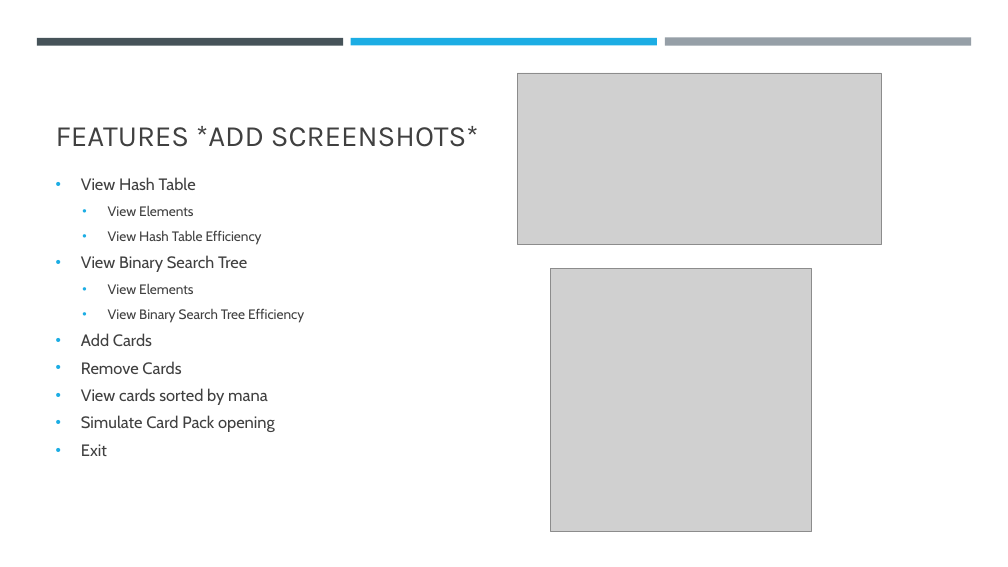
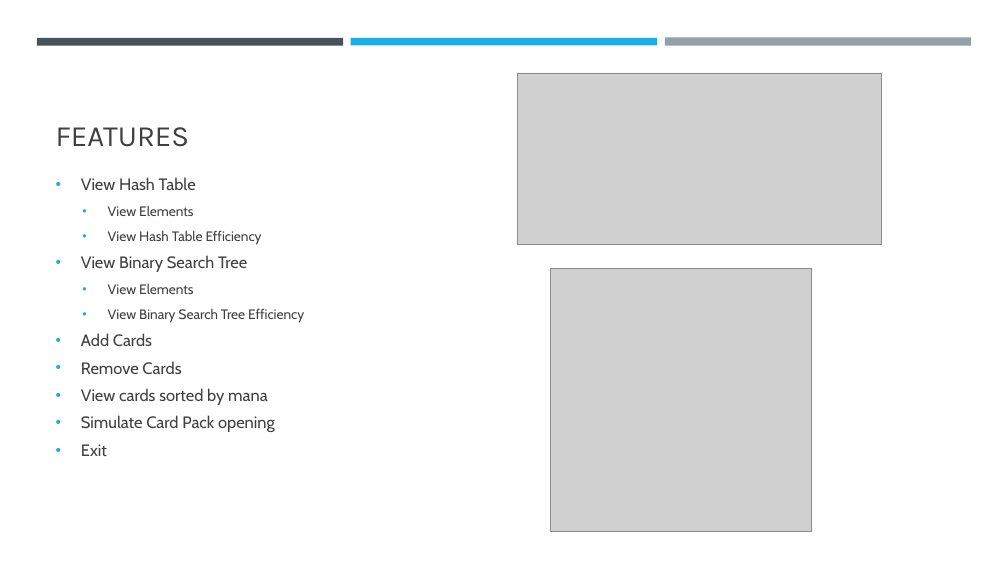
Before and after one commit to BarrAvr/HearthstoneCardDatabase, a slide deck: slide 2 of Presentation/HearthStone Card Database.pptx. Drawn at 1008x567 pixels with LibreOffice and Linux fonts; fonts in the diff are those of the drawing; grey boxes stand for pictures. Boxes give left, top, right and bottom in pixels: in the first picture for what was removed or moved away, otherwise in the second. Text is boxed around its words. In the diff, an @@ line names an element or a change of style, - is before the commit and + after.

```diff
--- a/Presentation/HearthStone Card Database.pptx
+++ b/Presentation/HearthStone Card Database.pptx
@@ title at (x1=56, y1=127, x2=190, y2=147): text changed @@
-FEATURES *ADD SCREENSHOTS*
+FEATURES
```
Also in this commit, not shown: 1 other slide changed, 21 other files.
